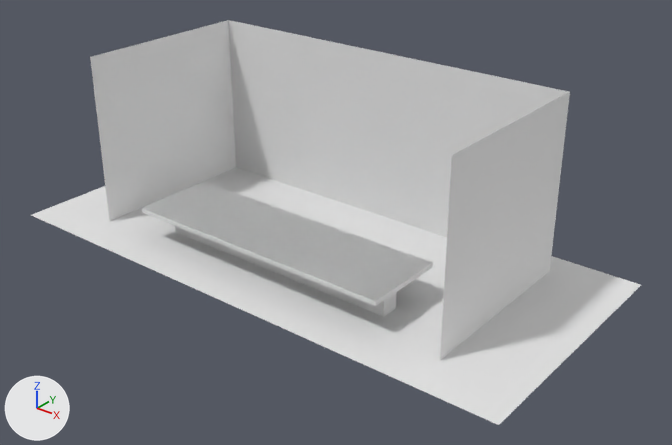
Two versions of the COLLADA model sunline/sunline.dae, one commit apart.
One viewpoint serves both versions: a camera (50 mm lens) standing at (17.98, -15.0, 14.42) and looking at (1.09, 6.12, 1.32). Lighting does not change. The marker at lower left points along +X, +Y and +Z. Where no turn or scale is listed for an object, it has been applied to the vertices.

The scene before the commit, as lines of its bpy script (objects in view):
```python
me_cube_001 = bpy.data.meshes.new('Cube.001')
me_cube_001.from_pydata(...)  # a box spanning x -4.89..4.89, y -0.08..0.08, z -1.44..1.44
me_floor = bpy.data.meshes.new('floor')
me_floor.from_pydata([(-9.6, -4.4, 0.0), (-9.6, 4.4, 0.0), (9.6, 4.4, 0.0), (9.6, -4.4, 0.0)], [], [(2, 1, 0), (3, 2, 0)])
me_pavilion = bpy.data.meshes.new('pavilion')
me_pavilion.from_pydata([(-6.96, -3.21, -2.99), (-6.96, -3.21, 2.99), (6.96, -3.21, -2.99), (6.96, -3.21, 2.99), (6.96, 3.21, -2.99), (6.96, 3.21, 2.99), (-6.96, 3.21, -2.99), (-6.96, 3.21, 2.99)], [], [(1, 7, 6), (0, 1, 6), (5, 3, 2), (4, 5, 2), (7, 5, 4), (6, 7, 4)])
me_screen = bpy.data.meshes.new('screen')
me_screen.from_pydata([(-4.89, -0.18, -0.97), (-4.89, -0.18, 1.91), (4.89, -0.18, -0.97), (4.89, -0.18, 1.91)], [], [(3, 1, 0), (2, 3, 0)])
ob_cube_001 = bpy.data.objects.new('Cube.001', me_cube_001)
ob_cube_001.parent = ob_screen
ob_cube_001.location = (0.0, -0.101, 0.47)
ob_floor = bpy.data.objects.new('floor', me_floor)
ob_floor.location = (0.0, 6.29, 0.0)
ob_pavilion = bpy.data.objects.new('pavilion', me_pavilion)
ob_pavilion.location = (0.0, 6.51, 2.99)
ob_screen = bpy.data.objects.new('screen', me_screen)
ob_screen.parent = ob_stage
ob_screen.location = (0.0, 2.765, 0.683)
ob_screen.rotation_euler = (-1.571, 0.0, 0.0)  # degrees (-90, 0, 0)
# also in view: 'Cube' at (0.0, 4.47, 0.52)
```
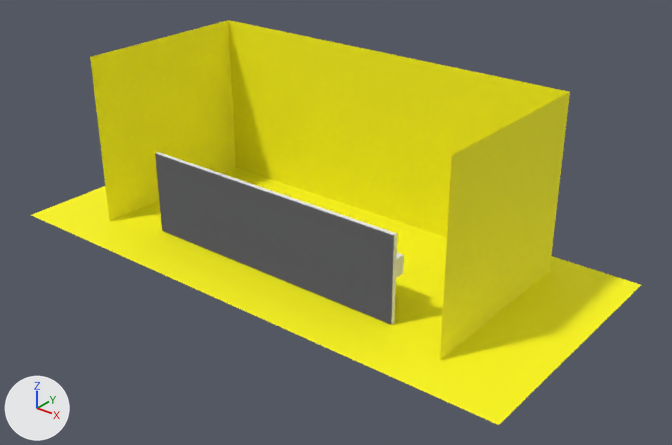
Patch to the scene script:
```diff
--- a/sunline/sunline.dae.py
+++ b/sunline/sunline.dae.py
@@ mat_material @@
+mat_material = principled_material('material')
+mat_material.base_color = (1.0, 0.95, 0.0)  # yellow #fff900
+mat_material.roughness = 0.8
@@ me_pavilion @@
 me_pavilion.from_pydata(...)  # 8 vertices, 6 faces; spans x -6.96..6.96, y -3.21..3.21, z -2.99..2.99
 # used by ob_pavilion; location = (0.0, 6.51, 2.99)
+# me_pavilion part 1: 6 faces spanning x -6.96..6.96, y -3.21..3.21, z -2.99..2.99 switch from no material to mat_material (yellow #fff900)
@@ me_floor @@
 me_floor.from_pydata(...)  # 4 vertices, 2 faces; spans x -9.6..9.6, y -4.4..4.4, z 0.0
 # used by ob_floor; location = (0.0, 6.29, 0.0)
+# me_floor part 2: 2 faces spanning x -9.6..9.6, y -4.4..4.4, z 0.0 switch from no material to mat_material (yellow #fff900)
@@ ob_screen @@
 ob_screen.location = (0.0, 2.765, 0.683)
-ob_screen.rotation_euler = (-1.571, 0.0, 0.0)  # degrees (-90, 0, 0)
```

Location of each change, [x1, y1, x2, y2] in pixels of the pictures (672 x 445 px):
'Cube.001', turned
    before: [142, 182, 433, 306]
    after: [155, 152, 397, 325]
'screen', turned
    before: [142, 182, 432, 301]
    after: [155, 154, 394, 323]
'Cube', turned
    before: [175, 226, 396, 317]
    after: [396, 253, 404, 278]
part 1 of me_pavilion, recoloured (grey to yellow)
    both: [90, 20, 570, 360]
part 2 of me_floor, recoloured (white to yellow)
    both: [31, 168, 641, 425]
